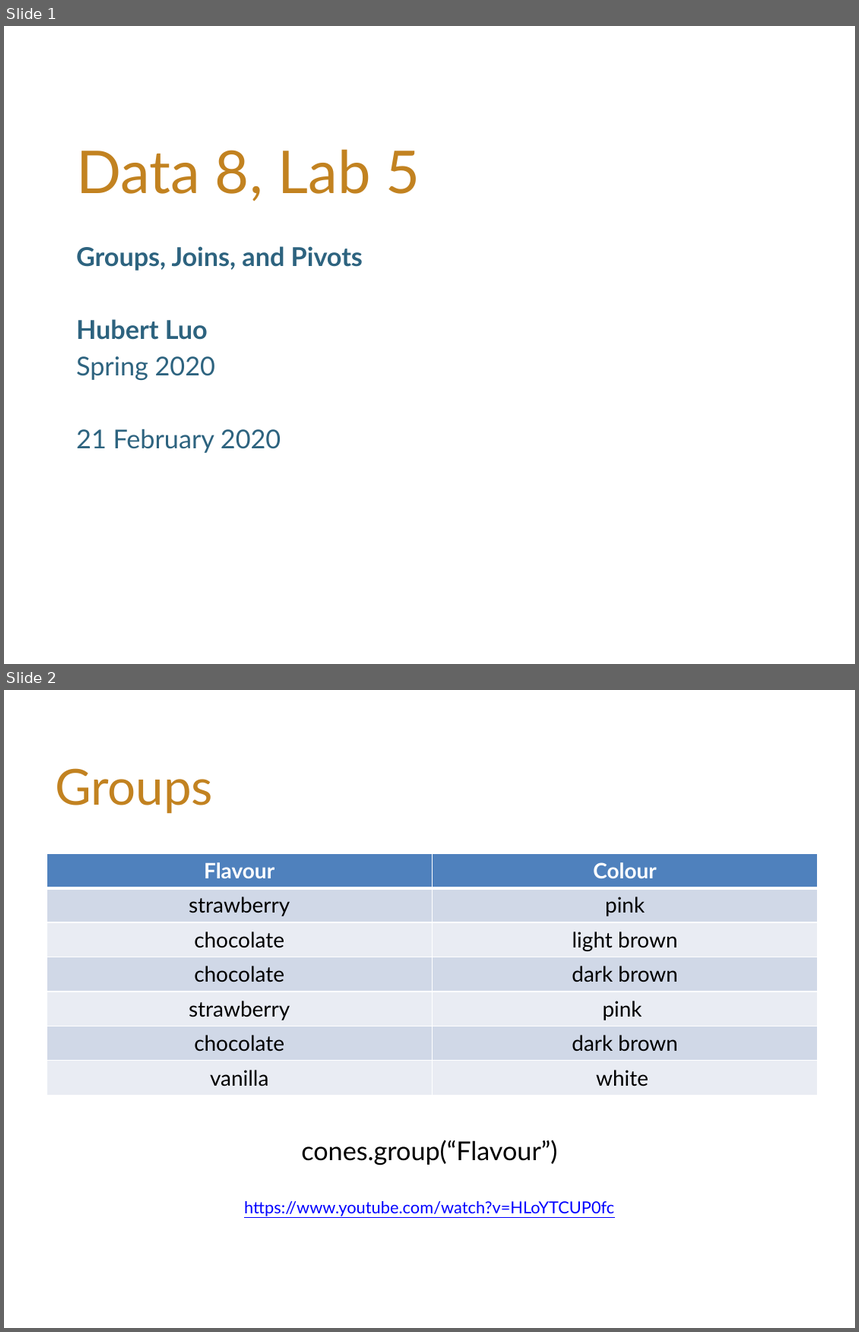
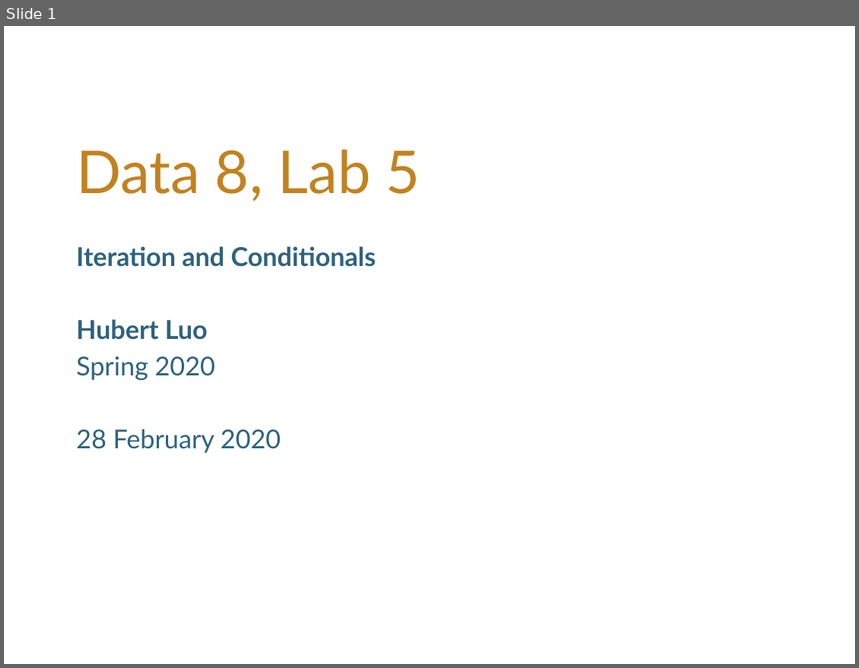
Before and after one commit to hLuo27/teaching, a slide deck: data8/slides/sp20_lab5.pptx. Shown one above the other, each under a label of ours: slides 1 and 2 before the commit, slide 1 after it. The pictures are 859x1332 and 859x668 pixels, drawn with LibreOffice and Linux fonts; fonts in the diff are those of the drawing; background and template pictures are left out. Boxes give left, top, right and bottom in pixels: in the first picture for what was removed or moved away, otherwise in the second. Text is boxed around its words. In the diff, an @@ line names an element or a change of style, - is before the commit and + after.

```diff
--- a/data8/slides/sp20_lab5.pptx
+++ b/data8/slides/sp20_lab5.pptx
@@ slide 2 removed at <box>4,690,855,1328</box>, background #FFFFFF @@
@@ title removed at <box>55,768,213,814</box> @@
-Groups
@@ table removed at <box>47,853,818,1095</box>, 7 rows, 2 columns @@
-Flavour | Colour
-strawberry | pink
-chocolate | light brown
-chocolate | dark brown
-strawberry | pink
-chocolate | dark brown
-vanilla | white
@@ text removed at <box>244,1140,614,1217</box> @@
-cones.group(“Flavour”)
-https://www.youtube.com/watch?v=HLoYTCUP0fc
@@ slide 1 changed as well @@
@@ subtitle at <box>76,246,376,267</box>: text changed @@
-Groups, Joins, and Pivots
+Iteration and Conditionals
@@ subtitle at <box>76,429,281,453</box>: text changed @@
-21 February 2020
+28 February 2020
```
Also in this commit, not shown: 1 other slide changed, 1 slide added, 2 other slides removed, 3 other files.
